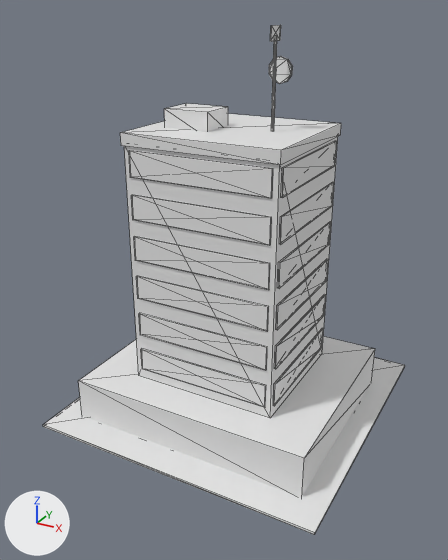
The glTF model assets/models/high_command.glb: old version first, new version second.
Both versions are drawn from a 50 mm camera at (7.14, -13.83, 10.52) aimed at (-0.12, -0.64, 3.93). Arrows for +X, +Y and +Z are at lower left; the lights stay in place. The picture after the commit comes second. Mesh edges are drawn as thin lines. Where no turn or scale is listed for an object, it has been applied to the vertices. Vertices at exactly the same position are counted once.

The older version as bpy lines, for what is in view:
```python
me_high_command = bpy.data.meshes.new('High_command')
me_high_command.from_pydata(...)  # 412 vertices, 632 faces; spans x -3.95..3.95, y -3.95..3.95, z 0.0..10.16
me_high_command.materials.append(mat_unit)  # white #e7e7e7
ob_high_command = bpy.data.objects.new('High_command', me_high_command)
ob_high_command.location = (0.0, 0.0, 0.0)
```
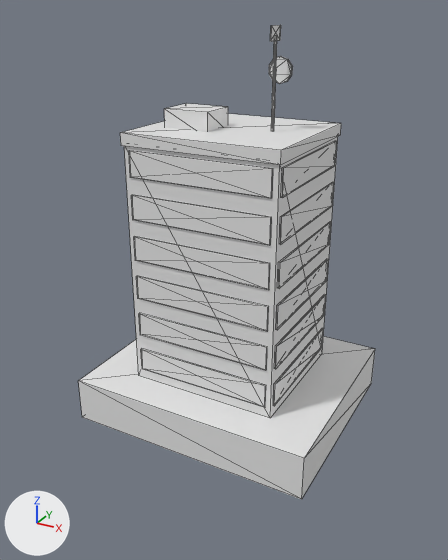
Changed parts and their boxes [x1, y1, x2, y2] in the pictures (448 x 560 px):
'High_command', reshaped (18% narrower, 7% shorter)
    before: [43, 25, 405, 534]
    after: [78, 25, 375, 499]
part 1 of me_high_command, deleted
    before: [43, 357, 405, 534]

What changed in the scene script:
```text
Change me_high_command:
    used by ob_high_command; location = (0.0, 0.0, 0.0)
    remove me_high_command.from_pydata(...)  # 412 vertices, 632 faces; spans x -3.95..3.95, y -3.95..3.95, z 0.0..10.16
    add me_high_command.from_pydata(...)  # 404 vertices, 620 faces; spans x -3.3..3.3, y -3.1..3.15, z 0.0..10.16
    me_high_command part 1: the loose piece of 8 vertices spanning x -3.95..3.95, y -3.95..3.95, z 0.0..0.06 is deleted
```
